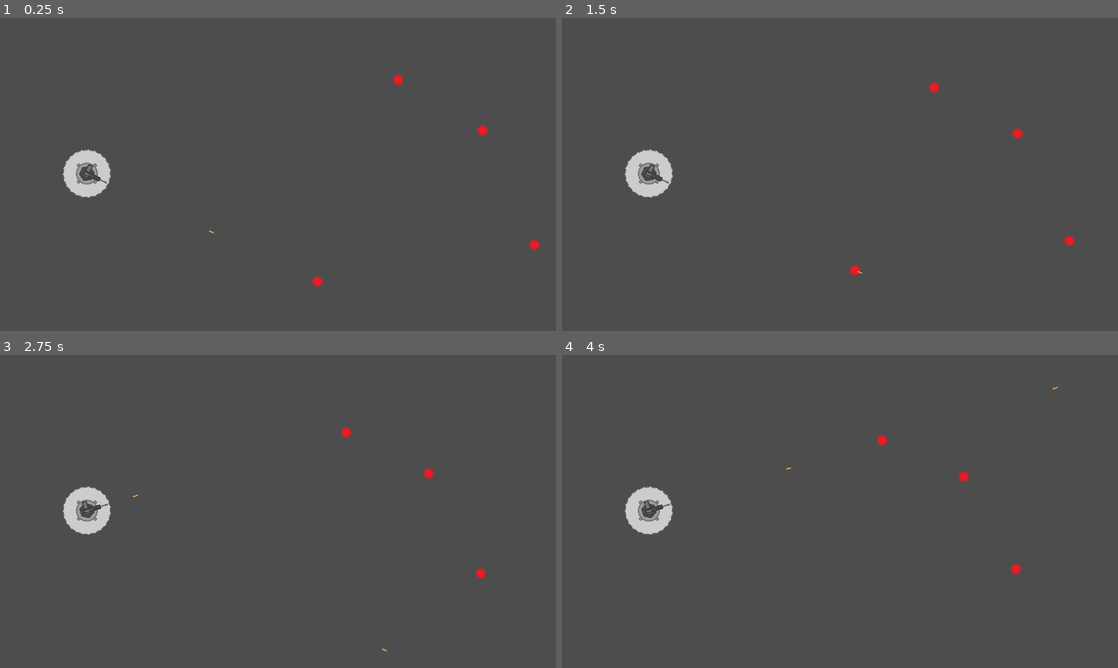
Above: before the commit, frames 1-4 (two rows, left to right).
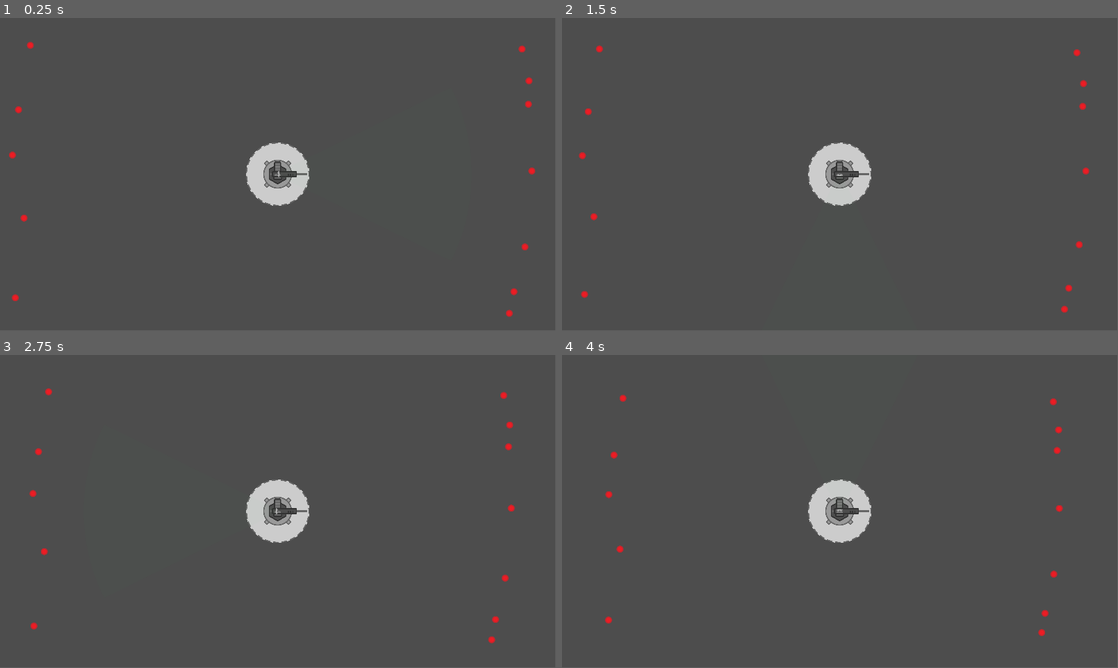
Above: after the commit, the same moments.

Repository: bartoszcholewa/last-signal
Game: Godot game, scene res://main.tscn
Same seed, same stepped clock (60 frames per second), same inputs: the game is played once before the commit and once after it.
Inputs:
- Up to frame 1 (0.25 s): no input
- Up to frame 2 (1.5 s): no input
- Up to frame 3 (2.75 s): no input
- Up to frame 4 (4 s): no input
The window is 800x450 before the commit and 799x449 after it. Grey fills any space a smaller window leaves; there, only what the larger window draws over its background counts as a difference.

The runs differ from the first frame. In frame 1, 3.1% of the frame differs, in the area x 1-97%, y 7-96%; in frame 2, 3.1%; in frame 3, 3.1%; in frame 4, 3.1%.

Commit message:
Turret radar

Diff:
--- a/main.tscn
+++ b/main.tscn
@@ -6,16 +6,40 @@
 [node name="Main" type="Node2D"]
 
 [node name="Turret" parent="." instance=ExtResource("1_ig7tw")]
-position = Vector2(200, 358)
+position = Vector2(960, 540)
 
 [node name="BasicEnemy" parent="." instance=ExtResource("2_0xm2m")]
-position = Vector2(927, 139)
+position = Vector2(104, 94)
 
 [node name="BasicEnemy2" parent="." instance=ExtResource("2_0xm2m")]
-position = Vector2(1122, 258)
+position = Vector2(1806, 107)
 
 [node name="BasicEnemy3" parent="." instance=ExtResource("2_0xm2m")]
-position = Vector2(1241, 524)
+position = Vector2(1778, 947)
 
 [node name="BasicEnemy4" parent="." instance=ExtResource("2_0xm2m")]
-position = Vector2(741, 611)
+position = Vector2(52, 968)
+
+[node name="BasicEnemy5" parent="." instance=ExtResource("2_0xm2m")]
+position = Vector2(82, 692)
+
+[node name="BasicEnemy6" parent="." instance=ExtResource("2_0xm2m")]
+position = Vector2(63, 317)
+
+[node name="BasicEnemy7" parent="." instance=ExtResource("2_0xm2m")]
+position = Vector2(42, 474)
+
+[node name="BasicEnemy8" parent="." instance=ExtResource("2_0xm2m")]
+position = Vector2(1840, 529)
+
+[node name="BasicEnemy9" parent="." instance=ExtResource("2_0xm2m")]
+position = Vector2(1816, 792)
+
+[node name="BasicEnemy10" parent="." instance=ExtResource("2_0xm2m")]
+position = Vector2(1828, 298)
+
+[node name="BasicEnemy11" parent="." instance=ExtResource("2_0xm2m")]
+position = Vector2(1762, 1022)
+
+[node name="BasicEnemy12" parent="." instance=ExtResource("2_0xm2m")]
+position = Vector2(1830, 217)
--- a/project.godot
+++ b/project.godot
@@ -17,8 +17,8 @@
 
 [display]
 
-window/size/viewport_width=1280
-window/size/viewport_height=720
+window/size/viewport_width=1920
+window/size/viewport_height=1080
 
 [editor]
 
--- a/scenes/bullet/bullet.tscn
+++ b/scenes/bullet/bullet.tscn
@@ -25,5 +25,6 @@
 collision_mask = 0
 
 [node name="CollisionShape2D" type="CollisionShape2D" parent="HitboxComponent"]
+visible = false
 position = Vector2(7, 0)
 shape = SubResource("RectangleShape2D_c6pnf")
--- a/scenes/enemies/basic/basic_enemy.tscn
+++ b/scenes/enemies/basic/basic_enemy.tscn
@@ -23,11 +23,9 @@
 script = ExtResource("1_cdc21")
 
 [node name="VelocityComponent" parent="." instance=ExtResource("2_r4vp2")]
-max_speed = 50
-acceleration = 50.0
+acceleration = 1.0
 
 [node name="HealthComponent" parent="." instance=ExtResource("3_iiipk")]
-max_health = 5
 
 [node name="HurtboxComponent" parent="." node_paths=PackedStringArray("health_component") instance=ExtResource("5_agndl")]
 collision_layer = 0
@@ -35,6 +33,7 @@
 health_component = NodePath("../HealthComponent")
 
 [node name="CollisionShape2D" type="CollisionShape2D" parent="HurtboxComponent"]
+visible = false
 shape = SubResource("CircleShape2D_agndl")
 
 [node name="HitboxComponent" parent="." instance=ExtResource("6_vdwxf")]
@@ -42,6 +41,7 @@
 collision_mask = 0
 
 [node name="CollisionShape2D" type="CollisionShape2D" parent="HitboxComponent"]
+visible = false
 shape = SubResource("CircleShape2D_vdwxf")
 
 [node name="Visuals" type="Node2D" parent="."]
@@ -51,4 +51,5 @@
 texture = ExtResource("1_2184v")
 
 [node name="CollisionShape2D" type="CollisionShape2D" parent="."]
+visible = false
 shape = SubResource("CircleShape2D_cdc21")
--- a/scenes/turret/turret.gd
+++ b/scenes/turret/turret.gd
@@ -10,33 +10,98 @@
 @onready var barrel_position: Marker2D = $Visuals/Barrel/BarrelPosition
 @onready var health_component: HealthComponent = $HealthComponent
 
-
+## Current selected target
 var target: Node2D = null
 
+## Turret speed RAD/s
+var max_rotation_speed: float = 5.0
+
+## How fast it reaches max speed
+var acceleration: float = 15.0
+
+## How fast it brakes when close
+var deceleration: float = 30.0
+
+## The current speed of the barrel
+var current_velocity: float = 0.0
+
 func _ready() -> void:
+	# Connect to signals
 	reload_timer.timeout.connect(_on_reload_timer_timeout)
 	health_component.died.connect(_on_died)
 
 
-func _physics_process(_delta: float) -> void:
+func _physics_process(delta: float) -> void:
 	target = find_target()
 
 	if not target:
-		print("Target not found!")
+		# Slow the barrel to a stop if no target is found
+		current_velocity = move_toward(current_velocity, 0, deceleration * delta)
+		barrel.rotation += current_velocity * delta
 		return
 
+	var angle: float = lock_target()
+
+	if is_target_in_range():
+		rotate_barrel_to_target(angle, delta)
+		if is_barrel_aligned(angle):
+			try_to_shoot()
+
+
+func lock_target() -> float:
+	## Get angle to selected target
 	var angle_to_target: float = global_position.direction_to(target.global_position).angle()
 	ray_cast_2d.global_rotation = angle_to_target
+	return angle_to_target
 
+
+func is_target_in_range() -> bool:
+	## Check if target is already in shooting range
 	if ray_cast_2d.is_colliding():
 		var collider: Node2D = ray_cast_2d.get_collider()
 		if collider and collider.is_in_group("enemy"):
-			barrel.rotation = angle_to_target
-			if reload_timer.is_stopped():
-				shoot()
+			return true
+	return false
 
 
-func shoot() -> void:
+func rotate_barrel_to_target(target_angle: float, delta: float) -> void:
+	## Accelerate rotation to match target angle
+
+	# Calculate the shortest distance to the target angle
+	# (Prevents the barrel from spinning 350 degrees to reach -10 degrees)
+	var diff = angle_difference(barrel.rotation, target_angle)
+
+	# Determine the "Desired Velocity"
+	# If the difference is positive, we want to go clockwise, if negative, counter-clockwise
+	var direction = sign(diff)
+
+	# If we are within 0.2 radians, start slowing down
+	var braking_threshold = 0.5
+	var speed_multiplier = clamp(abs(diff) / braking_threshold, 0.0, 1.0)
+	var target_velocity = direction * max_rotation_speed * speed_multiplier
+
+	# Accelerate or Decelerate towards that target velocity
+	var accel_rate = acceleration if abs(current_velocity) < abs(target_velocity) else deceleration
+	current_velocity = move_toward(current_velocity, target_velocity, accel_rate * delta)
+
+	# Apply the velocity to the rotation
+	barrel.rotation += current_velocity * delta
+
+
+func is_barrel_aligned(target_angle: float) -> bool:
+	## Returns true if the barrel is within 5 degrees of the target
+	## and almost steady
+
+	return abs(angle_difference(barrel.rotation, target_angle)) < 0.05\
+		and current_velocity < 0.1\
+		and current_velocity > -0.1
+
+func try_to_shoot() -> void:
+	## Check if reload time passed and create bullet
+
+	if not reload_timer.is_stopped():
+		return
+
 	ray_cast_2d.enabled = false
 
 	var bullet: Bullet = BULLET_SCENE.instantiate()
@@ -49,10 +114,11 @@
 
 
 func find_target() -> Node2D:
+	## Target detection system based on distance
+
 	var targets = get_tree().get_nodes_in_group("enemy")
 
 	if targets.is_empty():
-		print("No targets detected")
 		return
 
 	# Sort by closest to player
@@ -68,6 +134,7 @@
 
 
 func _on_reload_timer_timeout() -> void:
+	## Activate range on bullet reload
 	ray_cast_2d.enabled = true
 
 
--- a/scenes/turret/turret.tscn
+++ b/scenes/turret/turret.tscn
@@ -6,6 +6,44 @@
 [ext_resource type="Texture2D" uid="uid://bqeg5bkvlqv8b" path="res://scenes/turret/turret_v1_barrel.png" id="2_xfx51"]
 [ext_resource type="PackedScene" uid="uid://vdv3ofj5cs4c" path="res://scenes/components/hurtbox_component.tscn" id="3_ynqyc"]
 [ext_resource type="Texture2D" uid="uid://b2jp2hemqtcqx" path="res://scenes/turret/turret_v1_hurtbox.png" id="4_bjbsn"]
+[ext_resource type="Texture2D" uid="uid://cyo68q1qcbn26" path="res://scenes/turret/turret_v1_radar.png" id="6_8qs6a"]
+
+[sub_resource type="Animation" id="Animation_8qs6a"]
+resource_name = "radar_spin"
+loop_mode = 1
+tracks/0/type = "value"
+tracks/0/imported = false
+tracks/0/enabled = true
+tracks/0/path = NodePath("Visuals/RadarSprite:rotation")
+tracks/0/interp = 1
+tracks/0/loop_wrap = true
+tracks/0/keys = {
+"times": PackedFloat32Array(0, 1),
+"transitions": PackedFloat32Array(1, 1),
+"update": 0,
+"values": [0.0, 6.283185307179586]
+}
+
+[sub_resource type="Animation" id="Animation_bj70u"]
+length = 0.001
+tracks/0/type = "value"
+tracks/0/imported = false
+tracks/0/enabled = true
+tracks/0/path = NodePath("Visuals/RadarSprite:rotation")
+tracks/0/interp = 1
+tracks/0/loop_wrap = true
+tracks/0/keys = {
+"times": PackedFloat32Array(0),
+"transitions": PackedFloat32Array(1),
+"update": 0,
+"values": [0.0]
+}
+
+[sub_resource type="AnimationLibrary" id="AnimationLibrary_d1mul"]
+_data = {
+&"RESET": SubResource("Animation_bj70u"),
+&"radar_spin": SubResource("Animation_8qs6a")
+}
 
 [sub_resource type="CircleShape2D" id="CircleShape2D_ynqyc"]
 radius = 55.0
@@ -18,18 +56,35 @@
 motion_mode = 1
 script = ExtResource("1_xfx51")
 
+[node name="AnimationPlayer" type="AnimationPlayer" parent="."]
+libraries = {
+&"": SubResource("AnimationLibrary_d1mul")
+}
+autoplay = "radar_spin"
+
 [node name="HealthComponent" parent="." instance=ExtResource("2_m8ak0")]
 
 [node name="Visuals" type="Node2D" parent="."]
-scale = Vector2(0.1, 0.1)
+scale = Vector2(0.2, 0.2)
 
-[node name="Sprite2D" type="Sprite2D" parent="Visuals"]
+[node name="HurtboxSprite2D" type="Sprite2D" parent="Visuals"]
 scale = Vector2(0.99999994, 0.99999994)
 texture = ExtResource("4_bjbsn")
 
 [node name="BaseSprite" type="Sprite2D" parent="Visuals"]
 unique_name_in_owner = true
 texture = ExtResource("1_rmqmx")
+
+[node name="RayCast2D" type="RayCast2D" parent="Visuals"]
+unique_name_in_owner = true
+scale = Vector2(9.999999, 9.999999)
+target_position = Vector2(335, 0)
+collision_mask = 2
+
+[node name="ReloadTimer" type="Timer" parent="Visuals/RayCast2D"]
+unique_name_in_owner = true
+wait_time = 0.1
+one_shot = true
 
 [node name="Barrel" type="Node2D" parent="Visuals"]
 unique_name_in_owner = true
@@ -43,23 +98,19 @@
 position = Vector2(504.99976, 0)
 gizmo_extents = 53.5
 
+[node name="RadarSprite" type="Sprite2D" parent="Visuals"]
+scale = Vector2(0.9999998, 0.9999998)
+texture = ExtResource("6_8qs6a")
+
 [node name="HurtboxComponent" parent="." node_paths=PackedStringArray("health_component") instance=ExtResource("3_ynqyc")]
 collision_layer = 0
 collision_mask = 4
 health_component = NodePath("../HealthComponent")
 
 [node name="CollisionShape2D" type="CollisionShape2D" parent="HurtboxComponent"]
+visible = false
 shape = SubResource("CircleShape2D_ynqyc")
 
-[node name="RayCast2D" type="RayCast2D" parent="."]
-unique_name_in_owner = true
-target_position = Vector2(800, 0)
-collision_mask = 2
-
-[node name="ReloadTimer" type="Timer" parent="RayCast2D"]
-unique_name_in_owner = true
-wait_time = 0.5
-one_shot = true
-
 [node name="CollisionShape2D" type="CollisionShape2D" parent="."]
+visible = false
 shape = SubResource("CircleShape2D_bjbsn")
Not shown: 1 places in scenes/turret/turret.tscn that only renumber resources
Binary file added: scenes/turret/turret_v1_radar.png
Not shown, added: scenes/turret/turret_v1_radar.png.import
